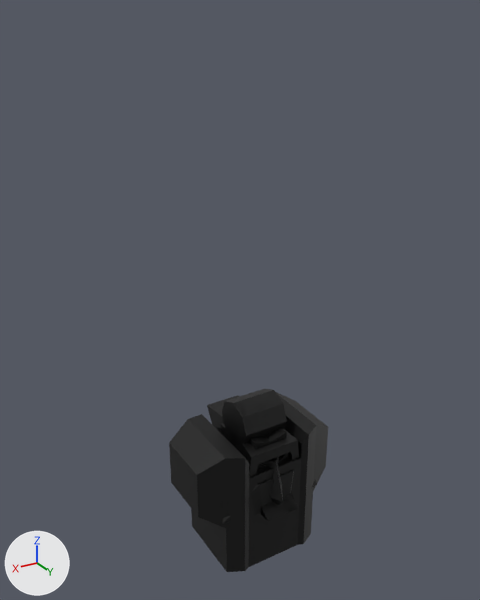
The Blender file share/shapes/cat5/boxman.blend, before and after one commit.
One viewpoint serves both versions: a 50 mm camera at (1.71, 2.68, 2.54) aimed at (0.13, 0.04, 1.22). The axes (+X, +Y, +Z) are drawn at lower left. The lights are the same throughout. The same objects are shown in both versions, whatever each file hides.

Objects in the first picture: 'chestarmor', 'foot_r.001', 'head.004', 'helmet', 'knee_l', 'knee_r', 'pelvis.005', 'thigh_l', 'thigh_r'.
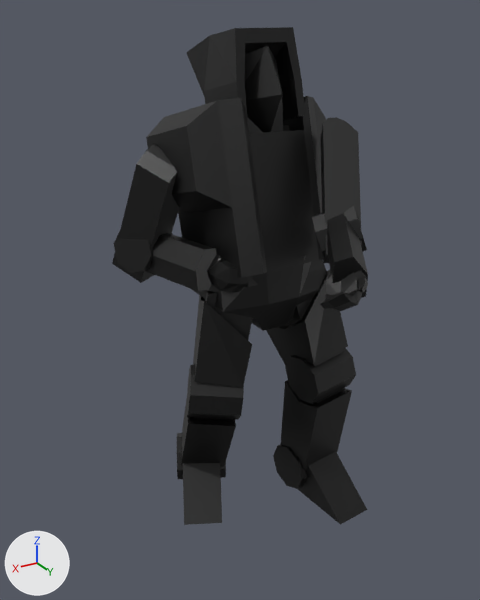
Where the change shows, as pixel boxes (x1, y1, x2, y2) in the pictures (480 x 600 px):
'chestarmor', moved, turned
    before: (169, 392, 328, 572)
    after: (146, 96, 326, 277)
'helmet', moved, turned
    before: (207, 395, 299, 477)
    after: (186, 27, 306, 119)
'pelvis.005', moved, turned
    before: (222, 470, 317, 524)
    after: (192, 256, 327, 331)
'upperarm_right.001', moved, turned (not visible before)
    after: (112, 144, 179, 283)
'calfarmor_l', moved, turned (not visible before)
    after: (280, 380, 352, 470)
'knee_l', moved, turned
    before: (235, 392, 287, 444)
    after: (285, 348, 356, 404)
'upperarm_left.001', moved, turned (not visible before)
    after: (320, 117, 362, 263)
'thigharmor_r', moved, turned
    before: (216, 427, 267, 469)
    after: (193, 295, 252, 387)
'thigharmor_l', moved, turned
    before: (278, 453, 289, 462)
    after: (266, 270, 348, 366)
'head.004', moved, turned
    before: (261, 457, 283, 505)
    after: (245, 46, 283, 134)
'knee_r', moved, turned
    before: (222, 389, 283, 445)
    after: (187, 365, 244, 420)
'foot_r.001', moved, turned
    before: (261, 493, 298, 521)
    after: (183, 463, 222, 525)
'foot_l.001', moved, turned (not visible before)
    after: (298, 452, 367, 525)
'forearm_right', moved, turned (not visible before)
    after: (146, 233, 216, 291)
'calfarmor_right', moved, turned (not visible before)
    after: (181, 399, 236, 467)
'forearm_left.001', moved, turned (not visible before)
    after: (327, 213, 368, 298)
'hand_left.003', moved, turned (not visible before)
    after: (320, 270, 368, 311)
'elbow_right', moved, turned (not visible before)
    after: (114, 231, 153, 273)
'hand_right.004', moved, turned (not visible before)
    after: (207, 254, 251, 293)
'thigh_r', moved, turned
    before: (221, 422, 287, 447)
    after: (204, 291, 253, 340)
'elbow_left', moved, turned (not visible before)
    after: (312, 206, 367, 263)
'thigh_l', moved, turned
    before: (249, 435, 281, 449)
    after: (283, 298, 344, 366)
'chest.005', moved, turned (not visible before)
    after: (245, 125, 323, 287)
'calf_l', moved, turned (not visible before)
    after: (315, 388, 344, 404)
'calf_r', moved, turned (not visible before)
    after: (194, 417, 232, 421)

The change in detail:
Object 'calf_l' (ob_calf_l) moves from (0.0, 0.0, 0.0) to (-0.292, 0.19, 0.346).
Object 'calf_l' (ob_calf_l) turns from (0, 0, 0) to (-7.7, 5.2, 4.1) degrees about x, y and z.
Object 'calf_r' (ob_calf_r) moves from (0.0, 0.0, 0.0) to (0.277, -0.076, 0.341).
Object 'calf_r' (ob_calf_r) turns from (0, 0, 0) to (-23, -6.4, -26) degrees about x, y and z.
Object 'foot_l.001' (ob_foot_l_001) moves from (0.0, 0.0, 0.0) to (-0.302, 0.219, 0.003).
Object 'foot_l.001' (ob_foot_l_001) turns from (0, 0, 0) to (0.1, 0.1, 4.1) degrees about x, y and z.
Object 'thigh_l' (ob_thigh_l) moves from (0.0, 0.0, 0.0) to (-0.227, 0.177, 0.955).
Object 'thigh_l' (ob_thigh_l) turns from (0, 0, 0) to (26, 7.4, 6.3) degrees about x, y and z.
Object 'thigh_r' (ob_thigh_r) moves from (0.0, 0.0, 0.0) to (0.259, 0.07, 0.922).
Object 'thigh_r' (ob_thigh_r) turns from (0, 0, 0) to (12, -10, -27) degrees about x, y and z.
Object 'elbow_left' (ob_elbow_left) moves from (0.0, 0.0, 0.0) to (-0.221, 0.362, 1.602).
Object 'elbow_left' (ob_elbow_left) turns from (0, 0, 0) to (110, 9.4, 58) degrees about x, y and z.
Object 'elbow_right' (ob_elbow_right) moves from (0.0, 0.0, 0.0) to (0.492, -0.276, 1.468).
Object 'elbow_right' (ob_elbow_right) turns from (0, 0, 0) to (100, -4.5, -63) degrees about x, y and z.
Object 'chest.005' (ob_chest_005) moves from (0.0, 0.0, 0.0) to (-0.012, -0.047, 1.743).
Object 'chest.005' (ob_chest_005) turns from (0, 0, 0) to (15, -3, 8.8) degrees about x, y and z.
Object 'pelvis.005' (ob_pelvis_005) moves from (0.0, 0.0, 0.0) to (0.0, 0.024, 1.277).
Object 'pelvis.005' (ob_pelvis_005) turns from (0, 0, 0) to (0, 0, 0) degrees about x, y and z.
Object 'head.004' (ob_head_004) moves from (0.0, 0.0, 0.0) to (-0.021, -0.106, 2.078).
Object 'head.004' (ob_head_004) turns from (0, 0, 0) to (12, 0.1, -0) degrees about x, y and z.
Object 'hand_left.003' (ob_hand_left_003) moves from (0.0, 0.0, 0.0) to (0.022, 0.73, 1.537).
Object 'hand_left.003' (ob_hand_left_003) turns from (0, 0, 0) to (53, -33, -34) degrees about x, y and z.
Object 'forearm_right' (ob_forearm_right) moves from (0.0, 0.0, 0.0) to (0.421, -0.084, 1.455).
Object 'forearm_right' (ob_forearm_right) turns from (0, 0, 0) to (55, 2.4, 21) degrees about x, y and z.
Object 'upperarm_right.001' (ob_upperarm_right_001) moves from (0.0, 0.0, 0.0) to (0.478, -0.226, 1.642).
Object 'upperarm_right.001' (ob_upperarm_right_001) turns from (0, 0, 0) to (-16, 8.9, 15) degrees about x, y and z.
Object 'forearm_left.001' (ob_forearm_left_001) moves from (0.0, 0.0, 0.0) to (-0.098, 0.559, 1.572).
Object 'forearm_left.001' (ob_forearm_left_001) turns from (0, 0, 0) to (48, 5.6, -35) degrees about x, y and z.
Object 'upperarm_left.001' (ob_upperarm_left_001) moves from (0.0, 0.0, 0.0) to (-0.278, 0.281, 1.764).
Object 'upperarm_left.001' (ob_upperarm_left_001) turns from (0, 0, 0) to (39, -13, -31) degrees about x, y and z.
Object 'hand_right.004' (ob_hand_right_004) moves from (0.0, 0.0, 0.0) to (0.275, 0.11, 1.443).
Object 'hand_right.004' (ob_hand_right_004) turns from (0, 0, 0) to (39, 9.6, 24) degrees about x, y and z.
Object 'foot_r.001' (ob_foot_r_001) moves from (0.0, 0.0, 0.0) to (0.295, -0.116, 0.027).
Object 'foot_r.001' (ob_foot_r_001) turns from (0, 0, 0) to (-1, -0.4, -27) degrees about x, y and z.
